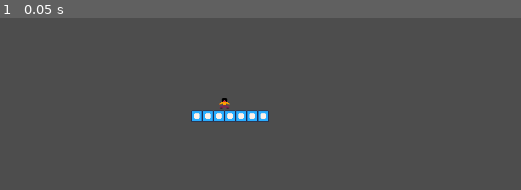
Above: before the commit, frame 1.
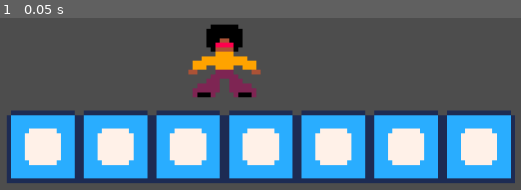
Above: after the commit, the same moment.

Repository: phoenixstears/gamejam-platformer-prep
Game: Godot game, scene res://scenes/level1.tscn
Two runs of this game, one before a commit and one after it. Both use one fixed random seed, a clock stepped at 60 frames per second and the inputs below.
Inputs:
- Up to frame 1 (0.05 s): no input

The runs differ from the first frame. In frame 1, 44% of the frame differs, in the area x 1-99%, y 3-96%.

Commit message:
added player script

Diff:
--- /dev/null
+++ b/Scripts/player.gd
@@ -0,0 +1 @@
+extends CharacterBody2D
--- a/scenes/level1.tscn
+++ b/scenes/level1.tscn
@@ -40,3 +40,4 @@
 position = Vector2(0, -10.95)
 
 [node name="Camera2D" type="Camera2D" parent="."]
+zoom = Vector2(6.55, 6.55)
--- a/scenes/player.tscn
+++ b/scenes/player.tscn
@@ -28,8 +28,7 @@
 
 [node name="AnimatedSprite2D" type="AnimatedSprite2D" parent="."]
 sprite_frames = SubResource("SpriteFrames_dqkch")
-frame = 1
-frame_progress = 0.0132464
+frame_progress = 0.060148
 speed_scale = 0.5
 
 [node name="CollisionShape2D" type="CollisionPolygon2D" parent="."]
Not shown, added: Scripts/player.gd.uid
